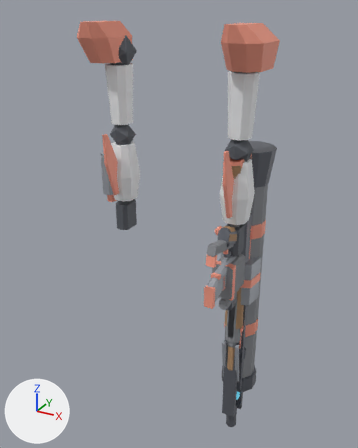
What one commit did to the glTF model game/player/robot/kestrel_arms.glb.
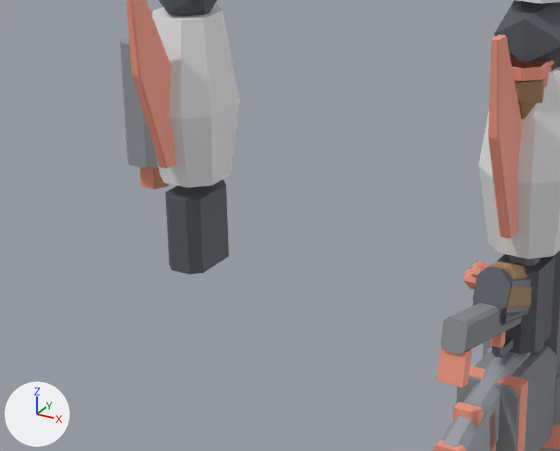
There are two pictures of each version: one whole from a 50 mm lens placed at (0.766, -1.383, 1.532), pointed at (-0.015, 0.037, 0.822), one close up on the part from 17% to 69% of the width and 31% to 64% of the height. Every picture has the same lights, and +X, +Y and +Z are marked at lower left. The last two pictures show the newer version. Vertices at exactly the same position are counted once.

Objects in the first close-up: 'KestrelArms'.
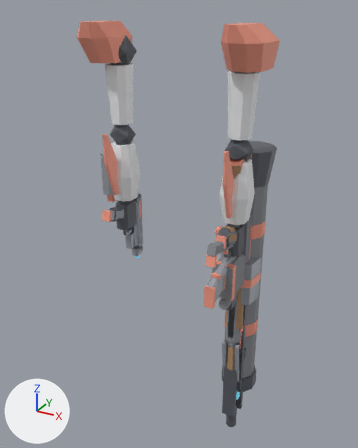
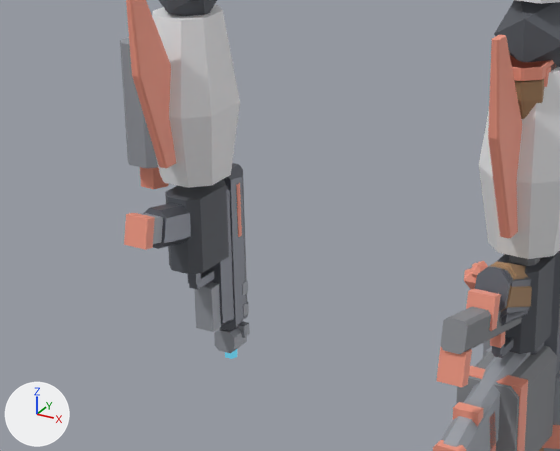
The change, as a diff of the scene's bpy script:
```diff
--- a/game/player/robot/kestrel_arms.glb.py
+++ b/game/player/robot/kestrel_arms.glb.py
@@ me_kestrelarms @@
-me_kestrelarms.from_pydata(...)  # 3366 vertices, 5811 faces; spans x -0.31..0.31, y -0.19..0.19, z -0.03..1.49
+me_kestrelarms.from_pydata(...)  # 3694 vertices, 6347 faces; spans x -0.31..0.31, y -0.19..0.19, z -0.03..1.49
+# me_kestrelarms part 1: the loose piece of 16 vertices spanning x 0.2..0.23, y -0.1..0.03, z 0.81..0.89 is copied, and the copy is moved by (-0.43, 0.0, 0.0), in mat_akimbo_gun (grey #73767e); it spans x -0.23..-0.2, y -0.09..0.02, z 0.82..0.88
+# me_kestrelarms part 2: the loose piece of 16 vertices spanning x 0.2..0.23, y 0.02..0.05, z 0.68..0.88 is copied, and the copy is moved by (-0.43, 0.0, 0.0), in mat_akimbo_gun (grey #73767e); it spans x -0.23..-0.2, y 0.02..0.05, z 0.69..0.88
+# me_kestrelarms part 3: a new loose piece, a box spanning x -0.221..-0.209, y -0.018..-0.007, z 0.763..0.823, in mat_akimbo_gun (grey #73767e)
+# me_kestrelarms part 4: a new loose piece, a box spanning x -0.221..-0.209, y -0.015..0.023, z 0.756..0.766, in mat_akimbo_gun (grey #73767e)
+# me_kestrelarms part 5: the loose piece of 24 vertices spanning x 0.19..0.24, y 0.05..0.09, z 0.66..0.89 is copied, and the copy is scaled about its middle by (0.848, 0.905, 0.915), then moved by (-0.43, 0.0, 0.0), in mat_akimbo_gun (grey #73767e); it spans x -0.23..-0.2, y 0.05..0.08, z 0.67..0.89
+# me_kestrelarms part 6: a new loose piece, a box spanning x -0.228..-0.202, y 0.005..0.023, z 0.69..0.75, in mat_akimbo_detail (grey #a2a6ad)
+# me_kestrelarms part 7: a new loose piece, a box spanning x -0.234..-0.196, y 0.066..0.078, z 0.717..0.733, in mat_akimbo_detail (grey #a2a6ad)
+# me_kestrelarms part 8: a new loose piece, a box spanning x -0.234..-0.196, y 0.066..0.078, z 0.687..0.703, in mat_akimbo_detail (grey #a2a6ad)
+# me_kestrelarms part 9: a new loose piece, a box spanning x -0.234..-0.196, y 0.066..0.078, z 0.657..0.673, in mat_akimbo_detail (grey #a2a6ad)
+# me_kestrelarms part 10: the loose piece of 16 vertices spanning x 0.17..0.19, y 0.06..0.08, z 0.69..0.72 is copied, and the copy is moved by (-0.4, -0.01, -0.05), in mat_akimbo_detail (grey #a2a6ad); it spans x -0.23..-0.2, y 0.05..0.08, z 0.64..0.67
+# me_kestrelarms part 11: the loose piece of 8 vertices spanning x 0.2..0.23, y -0.1..0.01, z 0.83..0.88 is copied, and the copy is scaled about its middle by (0.923, 1.19, 0.939), then moved by (-0.43, -0.01, 0.0), in mat_akimbo_detail (grey #a2a6ad); it spans x -0.23..-0.2, y -0.12..0.02, z 0.83..0.88
+# me_kestrelarms part 12: the loose piece of 8 vertices spanning x 0.21..0.22, y -0.08..-0.07, z 0.81..0.84 is copied, and the copy is moved by (0.0, -0.04, 0.04), in mat_akimbo_accent (beige #f9a089); it spans x 0.2..0.23, y -0.13..-0.1, z 0.85..0.89
+# me_kestrelarms part 13: a new loose piece, a box spanning x -0.234..-0.196, y 0.0605..0.0675, z 0.8..0.87, in mat_akimbo_accent (beige #f9a089)
+# me_kestrelarms part 14: the loose piece of 8 vertices spanning x 0.21..0.22, y -0.08..-0.07, z 0.81..0.84 is copied, and the copy is moved by (-0.43, -0.04, 0.04), in mat_akimbo_accent (beige #f9a089); it spans x -0.23..-0.2, y -0.13..-0.1, z 0.85..0.89
+# me_kestrelarms part 15: a new loose piece, a 6-sided cylinder along z spanning x -0.224..-0.206, y 0.054..0.07, z 0.628..0.648, in mat_akimbo_lens (dark blue #3f5969, glowing cyan #59b3cb)
+# other edits to the shape of me_kestrelarms do not show in these pictures
 me_kestrelarms.materials.append(mat_armor)
@@ me_kestrelarms @@
 me_kestrelarms.materials.append(mat_grenade_launcher_polymer)
+me_kestrelarms.materials.append(mat_akimbo_gun)  # grey #73767e
+me_kestrelarms.materials.append(mat_akimbo_detail)  # grey #a2a6ad
+me_kestrelarms.materials.append(mat_akimbo_accent)  # beige #f9a089
+me_kestrelarms.materials.append(mat_akimbo_lens)  # dark blue #3f5969, glowing cyan #59b3cb
```

Where the change shows, as pixel boxes (x1, y1, x2, y2) in the close-ups (560 x 451 px):
part 1 of me_kestrelarms, added: after (143, 203, 191, 249)
part 2 of me_kestrelarms, added: after (209, 185, 234, 326)
part 3 of me_kestrelarms, added: after (188, 273, 201, 285)
part 4 of me_kestrelarms, added: after (189, 269, 214, 290)
part 5 of me_kestrelarms, added: after (220, 163, 248, 331)
part 6 of me_kestrelarms, added: after (194, 282, 221, 332)
part 7 of me_kestrelarms, added: after (242, 280, 248, 295)
part 8 of me_kestrelarms, added: after (243, 302, 249, 317)
part 9 of me_kestrelarms, added: after (237, 321, 250, 338)
part 10 of me_kestrelarms, added: after (214, 327, 247, 354)
part 11 of me_kestrelarms, added: after (142, 213, 163, 244)
part 12 of me_kestrelarms, added: after (466, 289, 501, 331)
part 13 of me_kestrelarms, added: after (236, 183, 242, 237)
part 14 of me_kestrelarms, added: after (124, 213, 155, 250)
part 15 of me_kestrelarms, added: after (225, 349, 237, 359)
